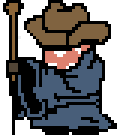
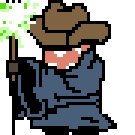
Two versions of the same layered image (135px x 135px). Layer-by-layer changes:
added layer "Beam #3" above "Outline copy" over [0, 0, 39, 48]
